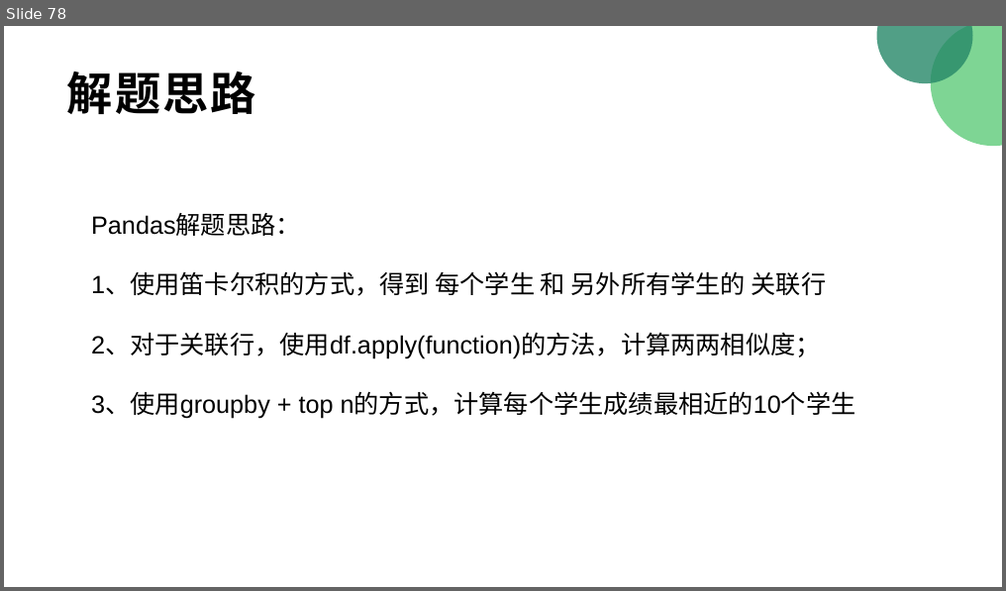
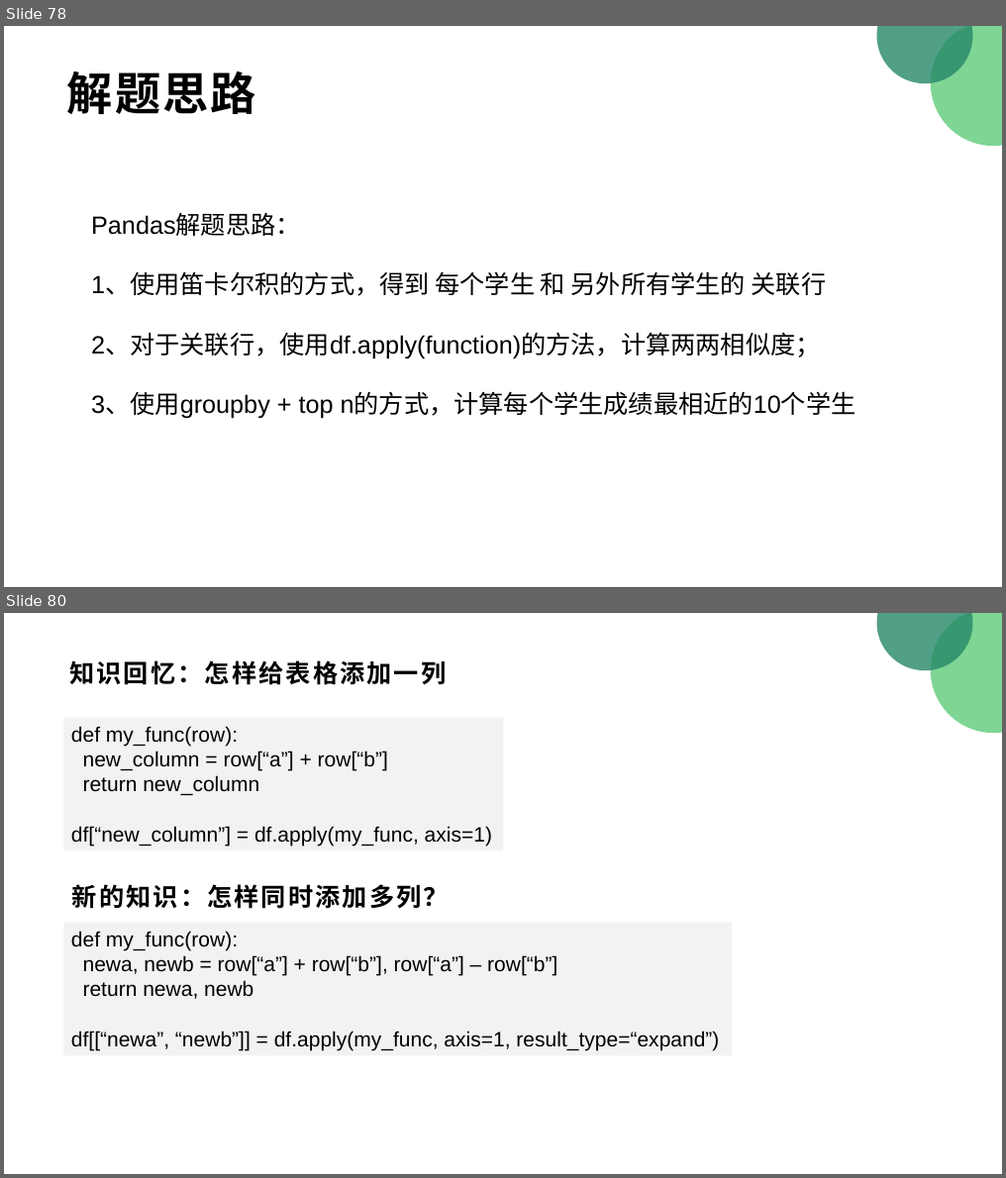
Before and after one commit to eric0793/ant-learn-pandas, a slide deck: Python使用Pandas入门数据分析.pptx. Shown one above the other, each under a label of ours: slide 78 before the commit, slides 78 and 80 after it; the slides between them are not shown. The pictures are 1006x591 and 1006x1178 pixels, drawn with LibreOffice and Linux fonts; fonts in the diff are those of the drawing. Boxes give left, top, right and bottom in pixels: in the first picture for what was removed or moved away, otherwise in the second. Text is boxed around its words. In the diff, an @@ line names an element or a change of style, - is before the commit and + after.

```diff
--- a/Python使用Pandas入门数据分析.pptx
+++ b/Python使用Pandas入门数据分析.pptx
@@ slide 80 added at (4, 613, 1002, 1174), background #FFFFFF; not listed: 2 template elements that a slide beside it also shows @@
@@ title added at (69, 661, 446, 685), 24 pt, text #000000, bold @@
+知识回忆：怎样给表格添加一列
@@ rectangle added at (63, 718, 503, 851), fill #F2F2F2, 20 pt, text #000000 @@
+def my_func(row):
+new_column = row[“a”] + row[“b”]
+return new_column
+df[“new_column”] = df.apply(my_func, axis=1)
@@ text added at (72, 884, 449, 909), 24 pt, text #000000, bold @@
+新的知识：怎样同时添加多列？
@@ rectangle added at (63, 923, 732, 1057), fill #F2F2F2, 20 pt, text #000000 @@
+def my_func(row):
+newa, newb = row[“a”] + row[“b”], row[“a”] – row[“b”]
+return newa, newb
+df[[“newa”, “newb”]] = df.apply(my_func, axis=1, result_type=“expand”)
```
Also in this commit, not shown: 1 other slide added, 1 other file.
